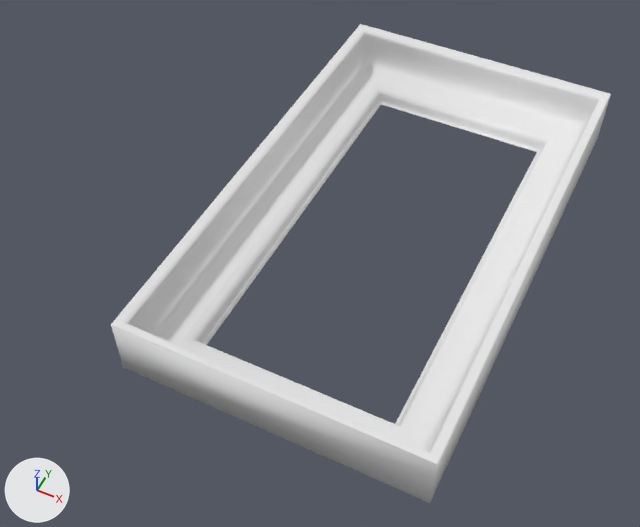
Two versions of the Blender file Blender/frame.blend, one commit apart.
One viewpoint serves both versions: a 50 mm lens placed at (7.6, -13.02, 14.99), pointed at (1.38, -0.57, -0.57). The lights are fixed; the arrows at lower left show +X, +Y and +Z.

Script lines for the objects in view, before the commit:
```python
ob_beziercurve = bpy.data.objects.new('BezierCurve', cu_beziercurve)
ob_beziercurve.location = (-5.992, 0.0, 0.0)
ob_beziercurve.scale = (0.139, 0.139, 0.139)
ob_beziercurve_001 = bpy.data.objects.new('BezierCurve.001', cu_beziercurve_001)
ob_beziercurve_001.location = (2.68, 5.77, 0.0)
ob_beziercurve_001.scale = (3.1, 3.1, 3.1)
```
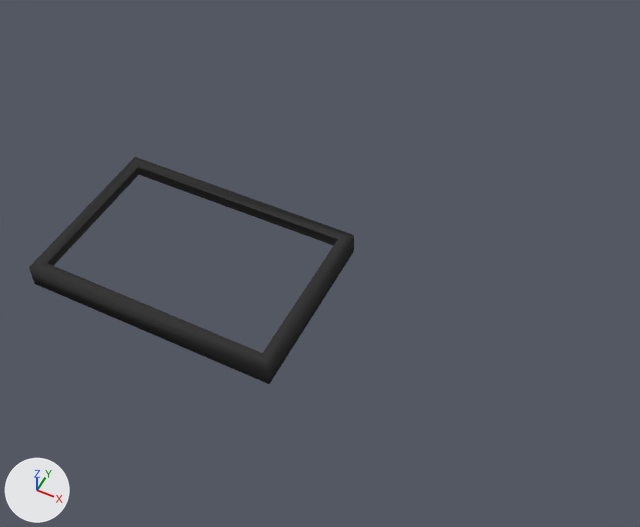
Diff of the bpy script that builds the scene:
```diff
--- a/Blender/frame.blend.py
+++ b/Blender/frame.blend.py
@@ cu_beziercurve @@
 cu_beziercurve.dimensions = '3D'
-_sp = cu_beziercurve.splines.new('BEZIER'); _sp.bezier_points.add(7)
-_sp.bezier_points.foreach_set('co', [1.997, 0.923, 0.0, 0.566, 1.28, 0.0, -0.262, 3.012, 0.0, -1.015, 3.297, 0.0, -1.0, 0.0, 0.0, 1.0, 0.0, 0.0, 3.051, 0.0, 0.0, 2.581, 0.602, 0.0])
-_sp.bezier_points.foreach_set('handle_left', [2.192, 0.816, 0.0, 1.043, 1.161, 0.0, -0.124, 2.567, 0.0, -0.764, 3.202, 0.0, -1.005, 1.099, 0.0, 0.333, 0.0, 0.0, 2.368, 0.0, 0.0, 2.738, 0.402, 0.0])
-_sp.bezier_points.foreach_set('handle_right', [1.52, 1.042, 0.0, -0.0545, 1.435, 0.0, -0.341, 3.269, 0.0, -1.01, 2.198, 0.0, -0.333, 0.0, 0.0, 1.667, 0.0, 0.0, 2.715, 0.0115, 0.0, 2.397, 0.838, -0.0000106])
-for _p, _l, _r in zip(_sp.bezier_points, ['VECTOR', 'ALIGNED', 'ALIGNED', 'VECTOR', 'VECTOR', 'VECTOR', 'VECTOR', 'VECTOR'], ['VECTOR', 'ALIGNED', 'ALIGNED', 'VECTOR', 'VECTOR', 'FREE', 'FREE', 'FREE']): _p.handle_left_type = _l; _p.handle_right_type = _r
+_sp = cu_beziercurve.splines.new('BEZIER'); _sp.bezier_points.add(5)
+_sp.bezier_points.foreach_set('co', [-1.0, 0.0, 0.0, 1.0, 0.0, 0.0, 0.811, -0.633, -0.0242, 0.00114, -1.268, -0.087, -0.43, -2.491, -0.116, -1.027, -2.849, -0.177])
+_sp.bezier_points.foreach_set('handle_left', [-1.009, -0.95, -0.059, 0.333, 0.0, 0.0, 0.874, -0.302, -0.0162, 0.271, -1.139, -0.0661, -0.361, -2.059, -0.106, -0.828, -2.73, -0.157])
+_sp.bezier_points.foreach_set('handle_right', [-0.333, 0.0, 0.0, 0.937, -0.211, -0.00808, 0.755, -0.928, -0.0314, -0.392, -1.457, -0.118, -0.475, -2.767, -0.122, -1.018, -1.9, -0.118])
+for _p, _l, _r in zip(_sp.bezier_points, ['VECTOR', 'VECTOR', 'ALIGNED', 'ALIGNED', 'ALIGNED', 'VECTOR'], ['VECTOR', 'VECTOR', 'ALIGNED', 'ALIGNED', 'ALIGNED', 'VECTOR']): _p.handle_left_type = _l; _p.handle_right_type = _r
 _sp.order_u = 0
@@ cu_beziercurve_001 @@
 _sp = cu_beziercurve_001.splines.new('BEZIER'); _sp.bezier_points.add(3)
-_sp.bezier_points.foreach_set('co', [-1.0, -3.5, 0.0, -1.0, 0.0, 0.0, 1.0, 0.0, 0.0, 0.979, -3.499, 0.0])
-_sp.bezier_points.foreach_set('handle_left', [-0.34, -3.5, 0.0, -1.0, -1.167, 0.0, 0.333, 0.0, 0.0, 0.986, -2.333, 0.0])
-_sp.bezier_points.foreach_set('handle_right', [-1.0, -2.333, 0.0, -0.333, 0.0, 0.0, 0.993, -1.166, 0.0, 0.319, -3.499, 0.0])
+_sp.bezier_points.foreach_set('co', [-2.0, 0.0, 0.0, 1.0, 0.0, 0.0, 1.0, -1.993, -0.0229, -2.0, -2.0, 0.000691])
+_sp.bezier_points.foreach_set('handle_left', [-2.0, -0.667, 0.00023, 0.0, 0.0, 0.0, 1.0, -1.329, -0.0153, -1.0, -1.998, -0.00718])
+_sp.bezier_points.foreach_set('handle_right', [-1.0, 0.0, 0.0, 1.0, -0.664, -0.00765, 0.0, -1.995, -0.0151, -2.0, -1.333, 0.00046])
 for _p, _l, _r in zip(_sp.bezier_points, ['VECTOR', 'VECTOR', 'VECTOR', 'VECTOR'], ['VECTOR', 'VECTOR', 'VECTOR', 'VECTOR']): _p.handle_left_type = _l; _p.handle_right_type = _r
@@ cu_beziercurve_001 @@
 _sp = cu_beziercurve_001.splines.new('BEZIER'); _sp.bezier_points.add(3)
 _sp.use_cyclic_u = True
+cu_beziercurve_001.materials.append(mat_material_001)  # black #393939
 cu_beziercurve_001.use_path = True
@@ ob_beziercurve @@
 ob_beziercurve.location = (-5.992, 0.0, 0.0)
-ob_beziercurve.scale = (0.139, 0.139, 0.139)
+ob_beziercurve.scale = (0.104, 0.104, 0.104)
@@ ob_beziercurve_001 @@
 ob_beziercurve_001 = bpy.data.objects.new('BezierCurve.001', cu_beziercurve_001)
-ob_beziercurve_001.location = (2.68, 5.77, 0.0)
-ob_beziercurve_001.scale = (3.1, 3.1, 3.1)
+ob_beziercurve_001.location = (-0.21, 0.05, -0.09)
+ob_beziercurve_001.scale = (1.96, 1.96, 1.96)
```

Pixel boxes [x1, y1, x2, y2] of what changed, in the pictures (640 x 527 px):
'BezierCurve.001', reshaped, rescaled, moved (35% narrower, 52% shorter)
    before: [111, 24, 611, 503]
    after: [29, 157, 354, 384]
